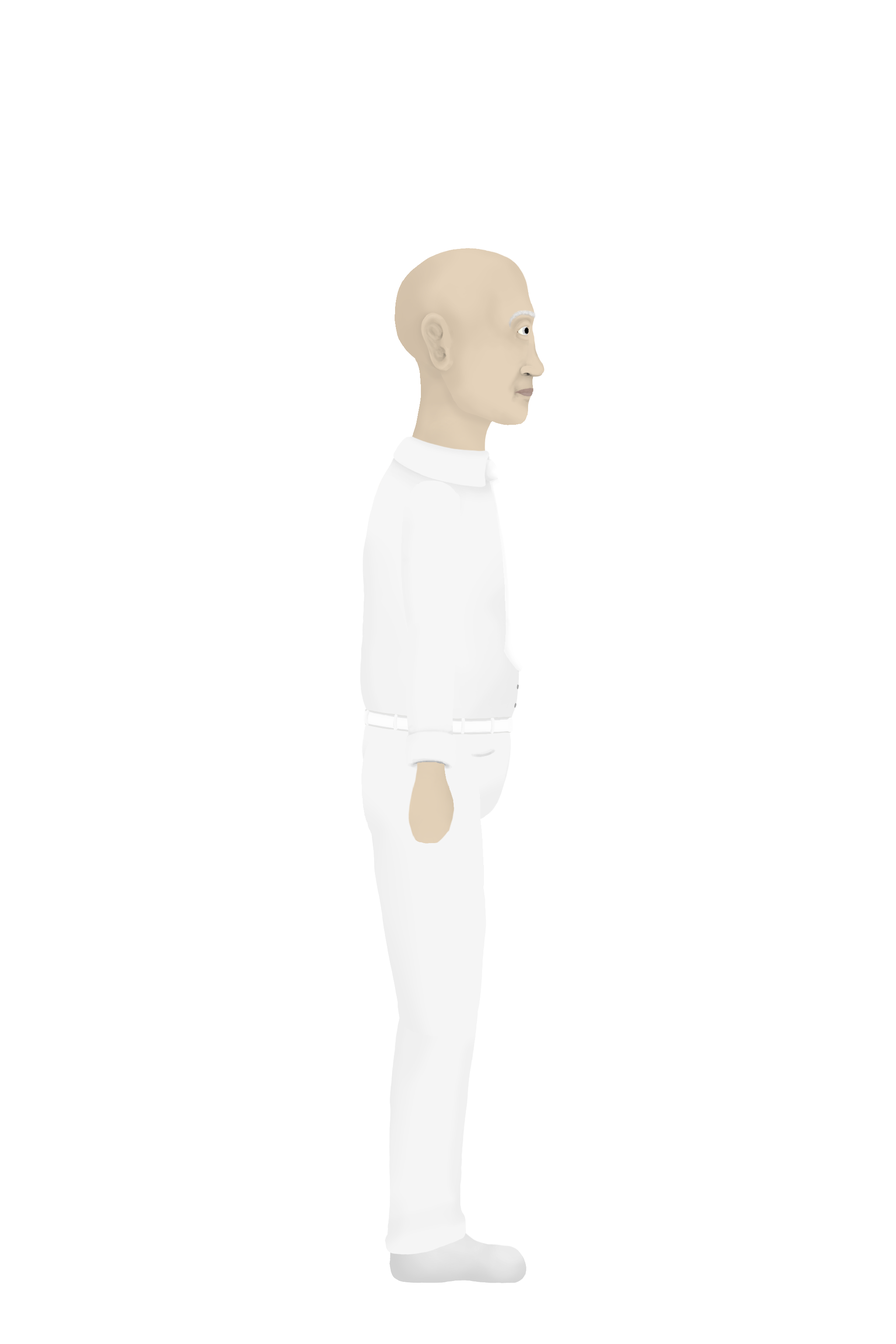
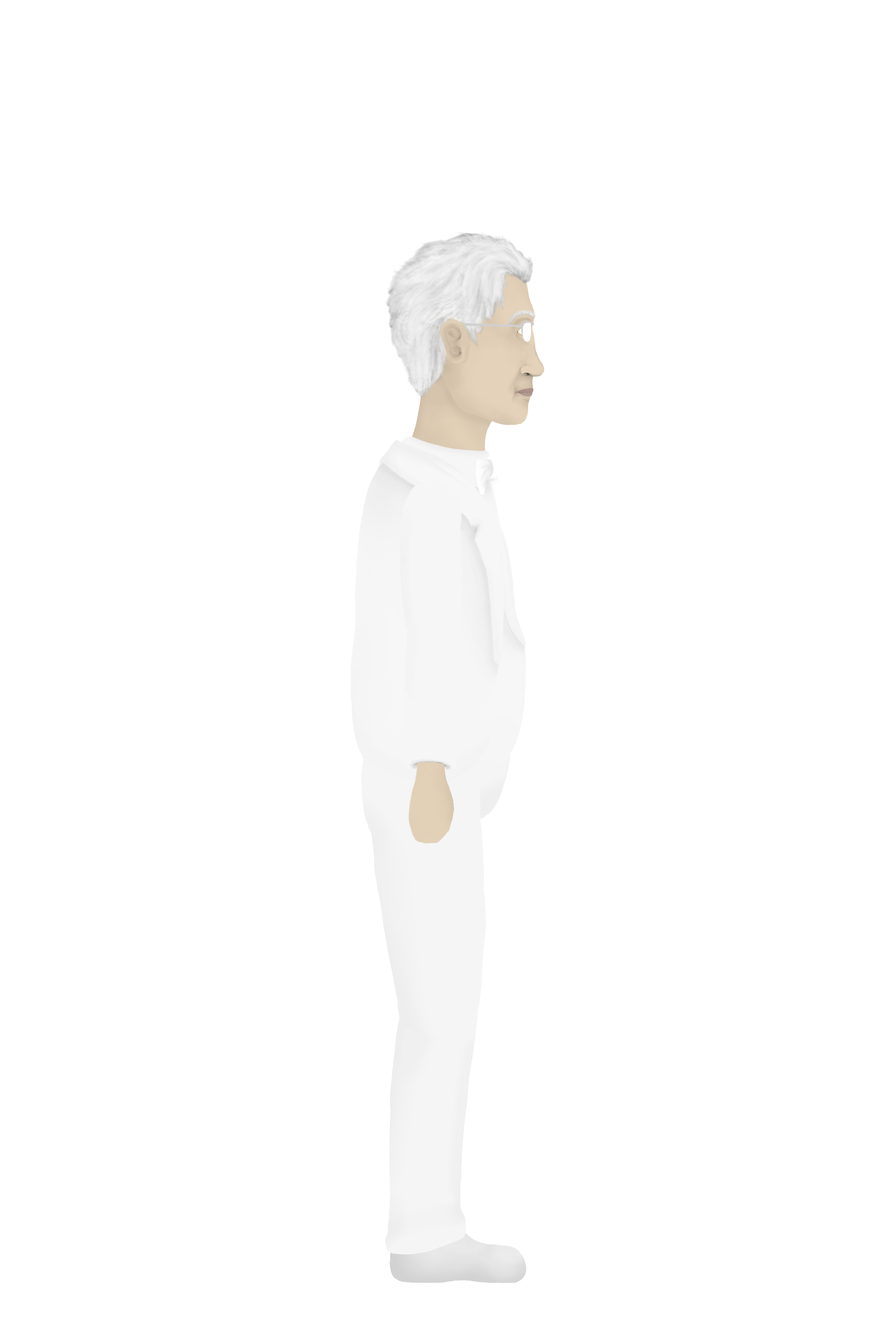
Revision of a layered 896x1344 image; what changed, layer by layer:
moved "Ear" above "Wireframe Glasses1", painted on it over [416, 311, 473, 371]
added layer "Wireframe Glasses1" above "Wireframe Glasses1 Lenses" over [436, 320, 534, 353]
added layer "Wireframe Glasses1 Lenses" above "Medium Length Mid Part Hair" over [522, 321, 532, 343]
added layer "Medium Length Mid Part Hair" above "Eyebrow" over [384, 231, 534, 399]
added layer "Blazer Forearm L" above "Blazer Forearm R" over [402, 621, 458, 770]
added layer "Blazer Forearm R" above "Forearm R" over [402, 621, 458, 770]
added layer "Blazer Bicep L" above "Blazer Bicep R" over [400, 479, 463, 636]
added layer "Blazer Bicep R" above "Bicep R" over [400, 479, 463, 636]
added layer "Blazer Open" above "Blazer Closed" over [350, 439, 505, 770]
added layer "Blazer Closed" above "Thigh R" over [352, 441, 527, 770]
added layer "Bow Tie" above "Tie" over [475, 455, 496, 495]
painted on "Torso" over [362, 713, 381, 740]
